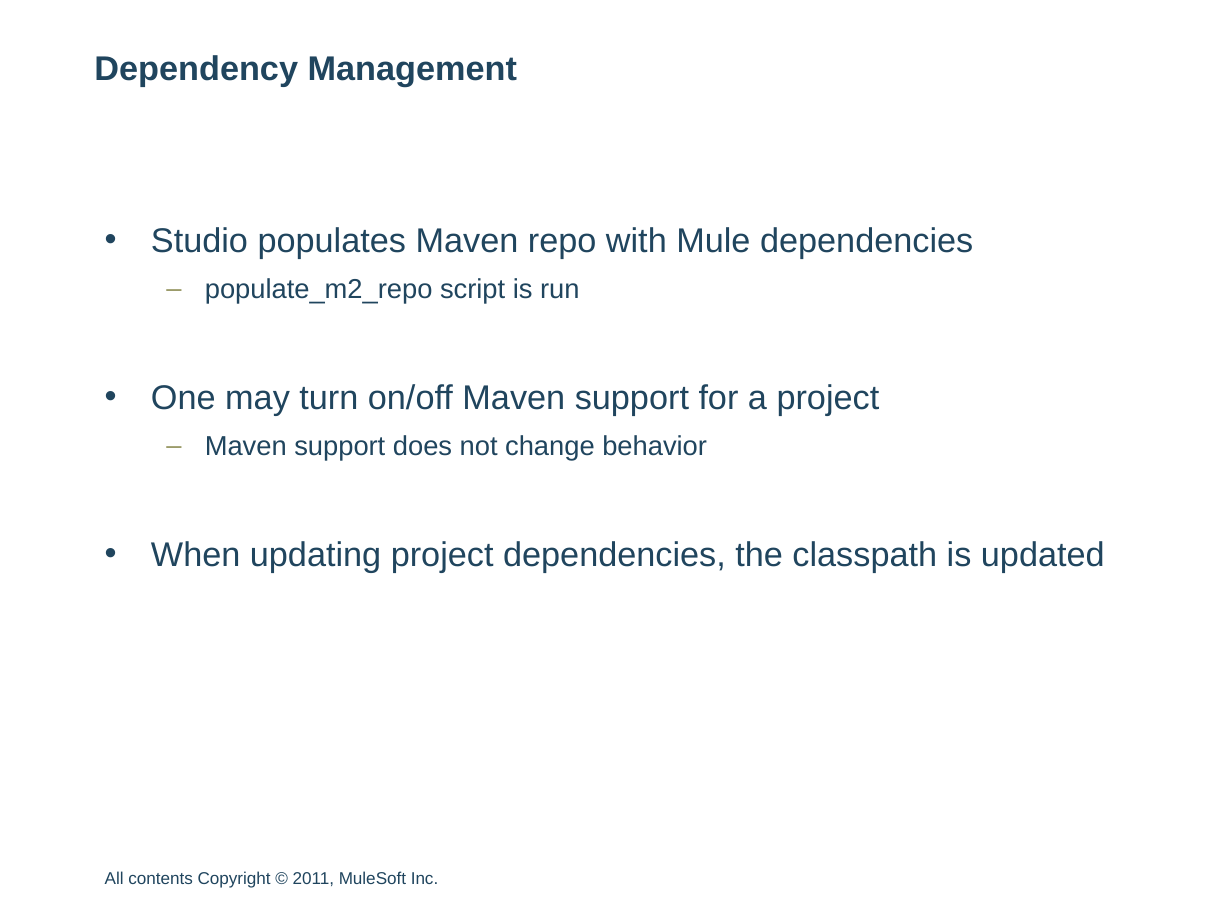
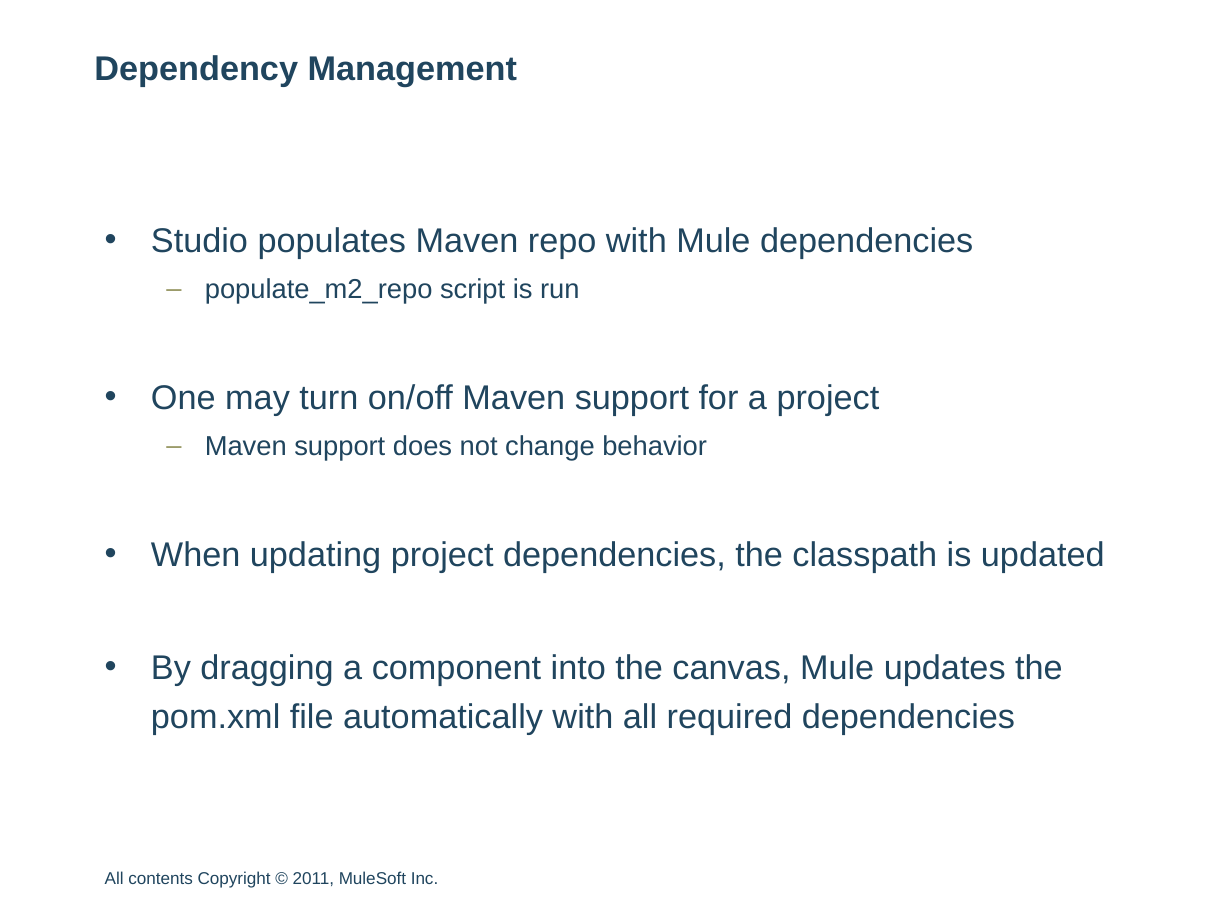
Before and after one commit to ricston-git/mule-training-3.4-upgrade, a slide deck: slide 3 of 14-01 Studio Maven Support.pptx. Drawn at 1232x924 pixels with LibreOffice and Linux fonts; fonts in the diff are those of the drawing; background and template pictures are left out. Boxes give left, top, right and bottom in pixels: in the first picture for what was removed or moved away, otherwise in the second. Text is boxed around its words. In the diff, an @@ line names an element or a change of style, - is before the commit and + after.

```diff
--- a/14-01 Studio Maven Support.pptx
+++ b/14-01 Studio Maven Support.pptx
@@ text at bbox=[151, 654, 1063, 734]: paragraph added @@
+• By dragging a component into the canvas, Mule updates the pom.xml file automatically with all required dependencies
```
Also in this commit, not shown: 2 other slides changed, 3 slides added.
